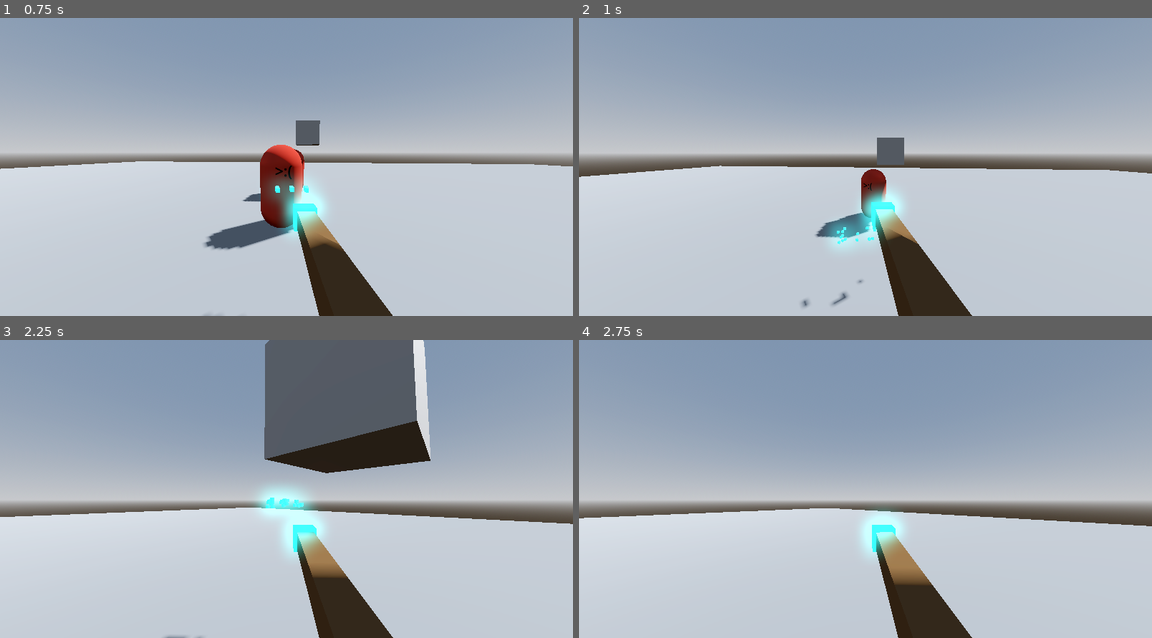
Above: before the commit, frames 1-4 (two rows, left to right).
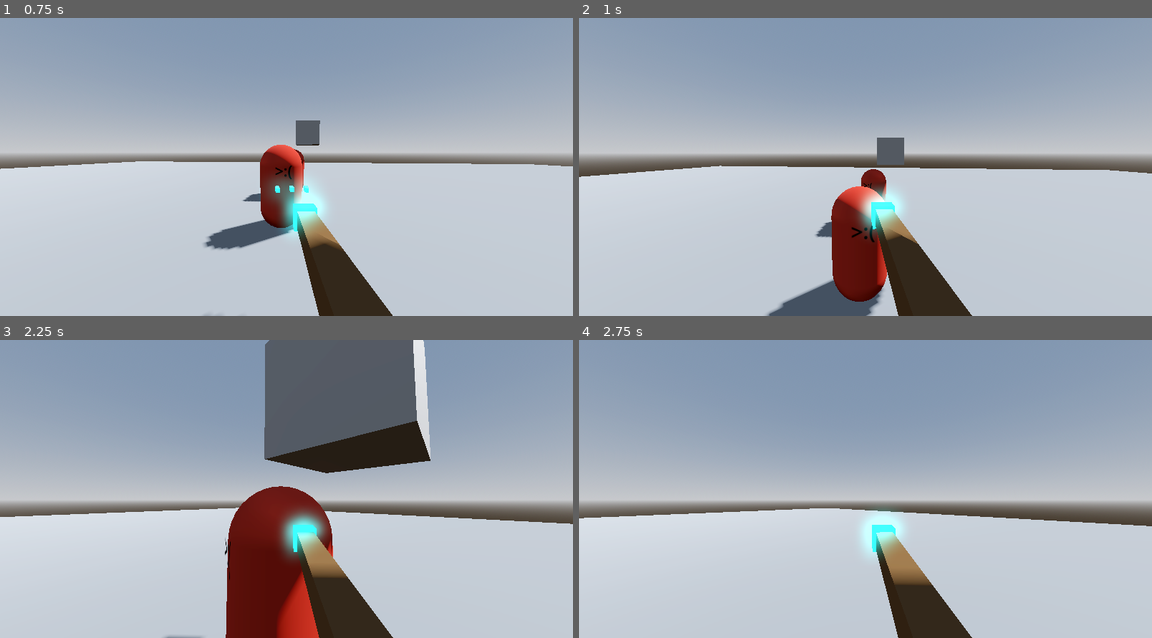
Above: after the commit, the same moments.

Repository: weetmel/Wand-Game
Game: Godot game, scene res://Scenes/world.tscn
The game is run twice, just before and just after one commit, with the same random seed, the same clock (stepped at 60 frames per second) and the same inputs.
Inputs (mouse positions are in pixels of both pictures, inside the frame that each line leads up to):
- Up to frame 1 (0.75 s): tap Enter at 0.5 s; move the mouse to (280, 172) at 0.52 s; hold W (up) from 0.53 s (still down); click (280, 172) at 0.6 s
- Up to frame 2 (1 s): keep holding W (up); tap Space (jump) at 0.77 s
- Up to frame 3 (2.25 s): keep holding W (up); move the mouse to (326, 491) at 1.27 s; tap Shift (sprint) at 1.35 s; tap Space (jump) at 1.52 s; move the mouse to (240, 486) at 2.02 s; click (240, 486) at 2.1 s
- Up to frame 4 (2.75 s): keep holding W (up)

Frame 1 is identical in both runs. In frame 2, 4.3% of the frame differs, in the area x 32-54%, y 56-100%; in frame 3, 7.0%, in the area x 32-59%, y 49-100%; in frame 4, nothing differs.

Commit message:
Test commit 2
Testing my branch

Diff:
--- a/Scripts/TestEnemy.gd
+++ b/Scripts/TestEnemy.gd
@@ -1,6 +1,6 @@
 extends Node3D
 
-@export var health = 9
+@export var health = 10
 
 # Called when the node enters the scene tree for the first time.
 func _ready():
